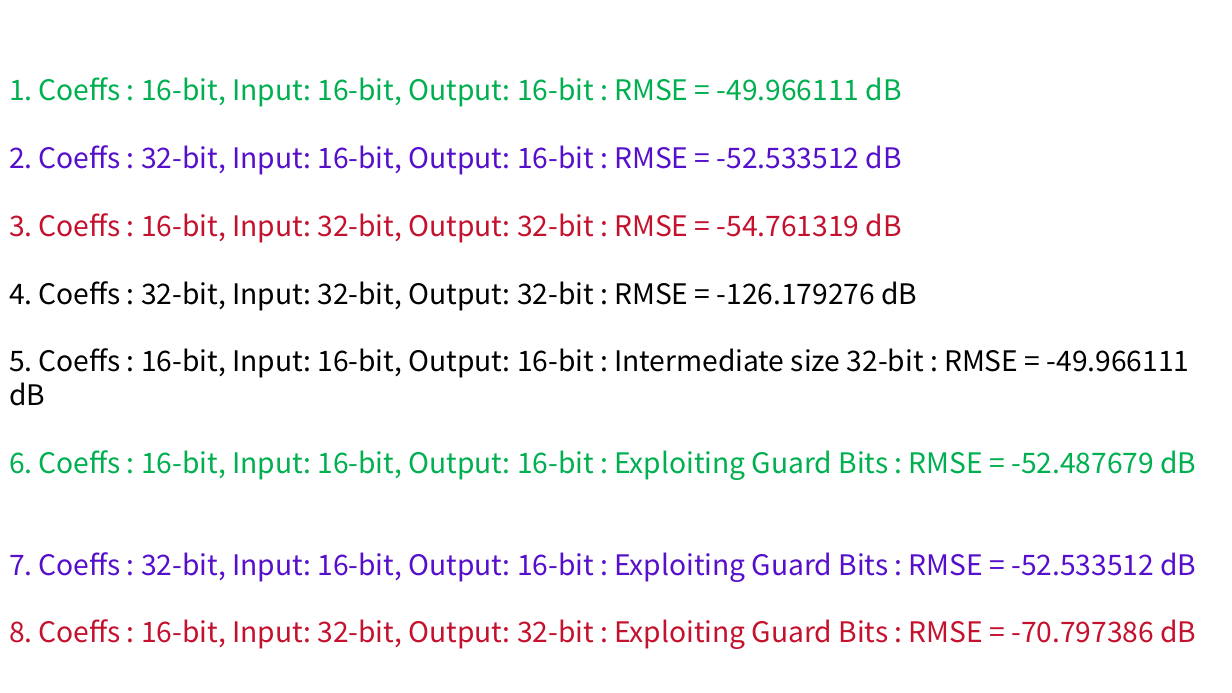
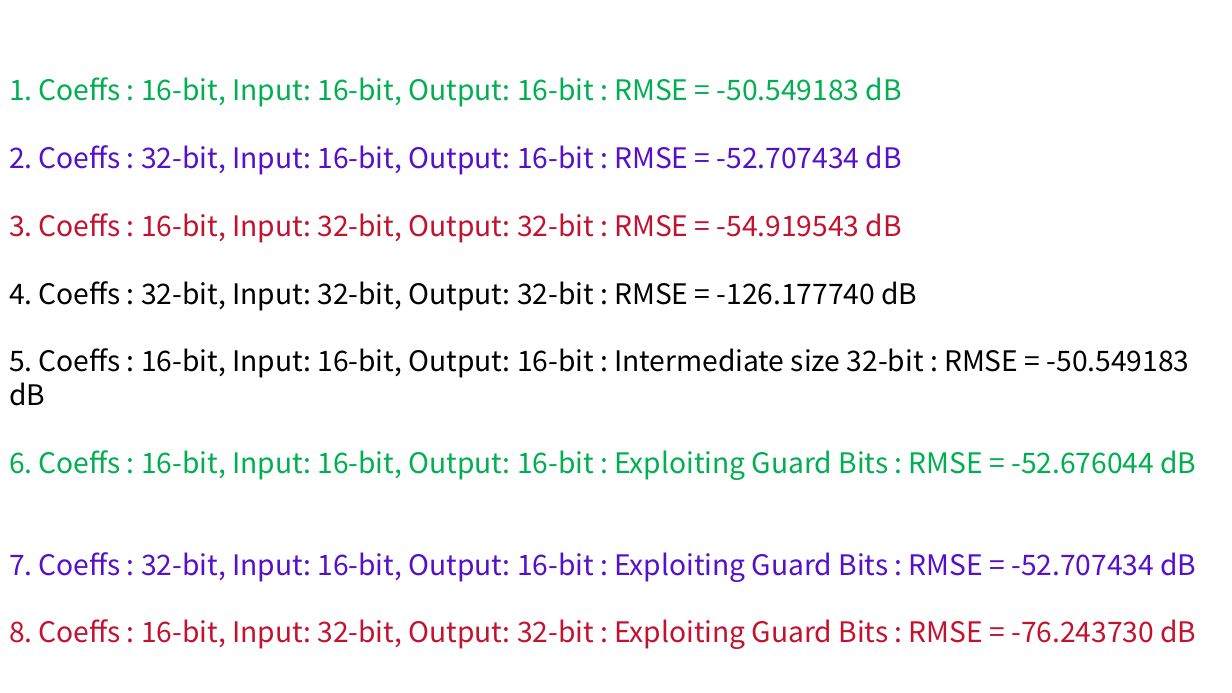
Before and after one commit to chbsaikiran/CBIT-DSP-SEMINAR-RELATED, a slide deck: slide 64 of Slides/From Theory to Code_ Fixed-Point FIR Filter Design and Speech Quality Evaluation.pptx. Drawn at 1232x693 pixels with LibreOffice and Linux fonts; fonts in the diff are those of the drawing. Boxes give left, top, right and bottom in pixels: in the first picture for what was removed or moved away, otherwise in the second. Text is boxed around its words. In the diff, an @@ line names an element or a change of style, - is before the commit and + after.

Commit message:
fixed a bug in C code(typecast has to be float instead of short or int), updated the RMSE values in slide

```diff
--- a/Slides/From Theory to Code_ Fixed-Point FIR Filter Design and Speech Quality Evaluation.pptx
+++ b/Slides/From Theory to Code_ Fixed-Point FIR Filter Design and Speech Quality Evaluation.pptx
@@ text at (9,77,1196,649): text changed @@
-1. Coeffs : 16-bit, Input: 16-bit, Output: 16-bit : RMSE = -49.966111 dB
-2. Coeffs : 32-bit, Input: 16-bit, Output: 16-bit : RMSE = -52.533512 dB
-3. Coeffs : 16-bit, Input: 32-bit, Output: 32-bit : RMSE = -54.761319 dB
-4. Coeffs : 32-bit, Input: 32-bit, Output: 32-bit : RMSE = -126.179276 dB
-5. Coeffs : 16-bit, Input: 16-bit, Output: 16-bit : Intermediate size 32-bit : RMSE = -49.966111 dB
-6. Coeffs : 16-bit, Input: 16-bit, Output: 16-bit : Exploiting Guard Bits : RMSE = -52.487679 dB
-7. Coeffs : 32-bit, Input: 16-bit, Output: 16-bit : Exploiting Guard Bits : RMSE = -52.533512 dB
-8. Coeffs : 16-bit, Input: 32-bit, Output: 32-bit : Exploiting Guard Bits : RMSE = -70.797386 dB
+1. Coeffs : 16-bit, Input: 16-bit, Output: 16-bit : RMSE = -50.549183 dB
+2. Coeffs : 32-bit, Input: 16-bit, Output: 16-bit : RMSE = -52.707434 dB
+3. Coeffs : 16-bit, Input: 32-bit, Output: 32-bit : RMSE = -54.919543 dB
+4. Coeffs : 32-bit, Input: 32-bit, Output: 32-bit : RMSE = -126.177740 dB
+5. Coeffs : 16-bit, Input: 16-bit, Output: 16-bit : Intermediate size 32-bit : RMSE = -50.549183 dB
+6. Coeffs : 16-bit, Input: 16-bit, Output: 16-bit : Exploiting Guard Bits : RMSE = -52.676044 dB
+7. Coeffs : 32-bit, Input: 16-bit, Output: 16-bit : Exploiting Guard Bits : RMSE = -52.707434 dB
+8. Coeffs : 16-bit, Input: 32-bit, Output: 32-bit : Exploiting Guard Bits : RMSE = -76.243730 dB
```
Also in this commit, not shown: 1 other file.
